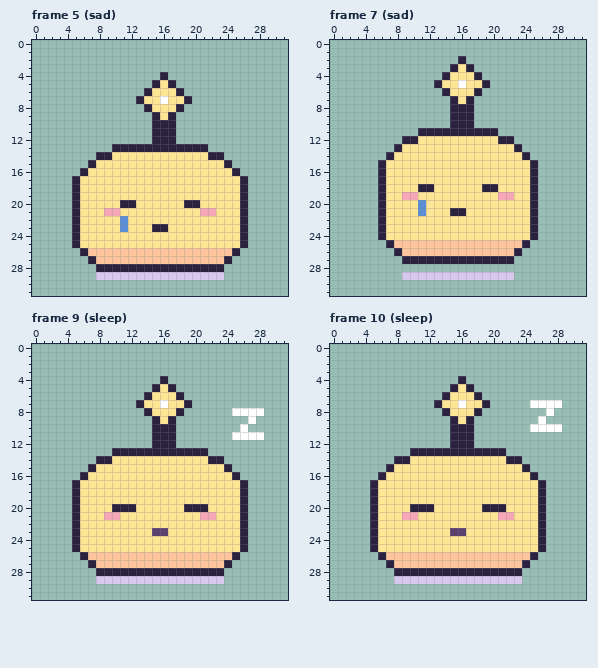
Pixel-art file: art/characters/sparkle/glimmer.aseprite. Above: the version before the commit.
32x32 pixels, 24 frames. Shown: frame 5 (sad), frame 7 (sad), frame 9 (sleep), frame 10 (sleep). The commit also changed other frames, which this record leaves out.
New version:
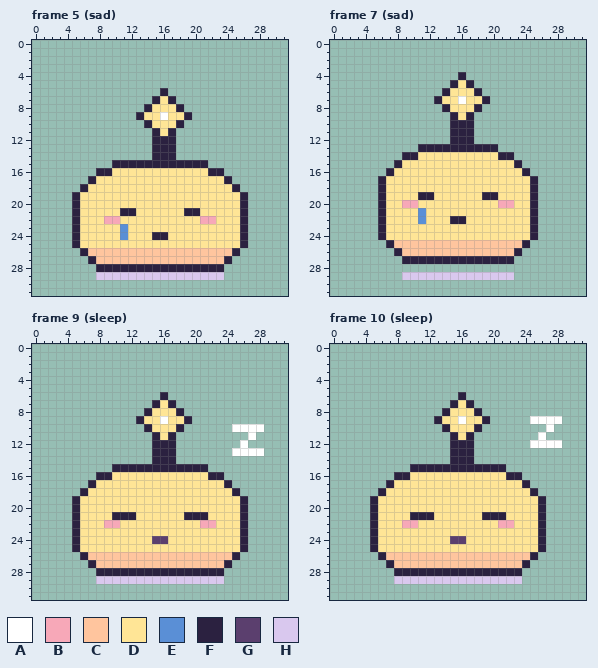
Palette (. is transparent): A #ffffff  B #f7a8b8  C #ffc59e  D #ffe596  E #5a8fd6  F #2b2140  G #5b3f6e  H #d9c8ee
Change:
Changed rows in their new state; - is an unchanged pixel.
Frame 5 (sad), layer "pet":
first column x 5:
 4 -----------.----------
 5 ----------...---------
 6 ---------..F..--------
 7 --------..FDF..-------
 9 --------FDDADDF-------
10 ---------FDDDF--------
11 -----------D----------
13 -----.....---....-----
14 ---.......FFF......---
15 --...FFFFFFFFFFFF...--
16 -..FF------------FF..-
17 ..F----------------F..
18 .F------------------F.
20 ------DD------DD------
21 ----DDFF------FFDD----
22 ----BBD---------BB----
23 ----------DD----------
24 ------E---FF----------
Frame 7 (sad), layer "pet":
first column x 6:
 2 ----------.---------
 3 ---------...--------
 4 --------..F..-------
 5 -------..FDF..------
 7 -------FDDADDF------
 8 --------FDDDF-------
 9 ----------D---------
11 -----....---...-----
12 ---......FFF.....---
13 --...FFFFFFFFFF...--
14 -..FF----------FF..-
15 ..F--------------F..
16 .F----------------F.
18 -----DD------DD-----
19 ---DDFF------FFDD---
20 ---BBD---------BB---
21 ---------DD---------
22 -----E---FF---------
Frame 9 (sleep), layer "pet":
first column x 5:
 4 -----------.------------
 5 ----------...-----------
 6 ---------..F..----------
 7 --------..FDF..---------
 8 --------------------....
 9 --------FDDADDF-------.-
10 ---------FDDDF------A-AA
11 -----------D--------..-.
12 ---------------------A--
13 -----.....---....---AAAA
14 ---.......FFF......-----
15 --...FFFFFFFFFFFF...----
16 -..FF------------FF..---
17 ..F----------------F..--
18 .F------------------F.--
20 -----DDD------DDD-------
21 ----DFFF------FFFD------
22 ----BB----------BB------
23 ----------DD------------
24 ----------GG------------
Frame 10 (sleep), layer "pet":
first column x 5:
 4 -----------.------------
 5 ----------...-----------
 6 ---------..F..----------
 7 --------..FDF..-----....
 8 ----------------------.-
 9 --------FDDADDF-----A-AA
10 ---------FDDDF------..-.
11 -----------D---------A--
12 --------------------AAAA
13 -----.....---....-------
14 ---.......FFF......-----
15 --...FFFFFFFFFFFF...----
16 -..FF------------FF..---
17 ..F----------------F..--
18 .F------------------F.--
20 -----DDD------DDD-------
21 ----DFFF------FFFD------
22 ----BB----------BB------
23 ----------DD------------
24 ----------GG------------
Pixel boxes of the changes (left, top, right, bottom) in both pictures:
changed: (72, 72, 248, 240)
changed: (378, 56, 538, 224)
changed: (72, 376, 264, 544)
changed: (370, 376, 562, 544)
